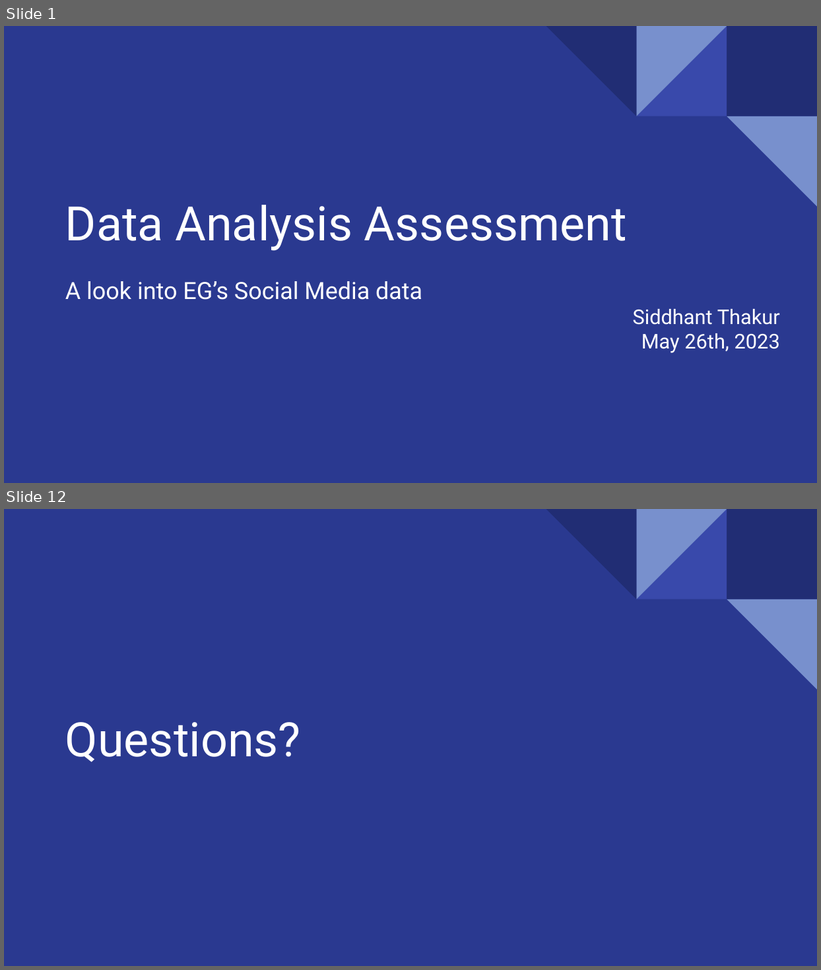
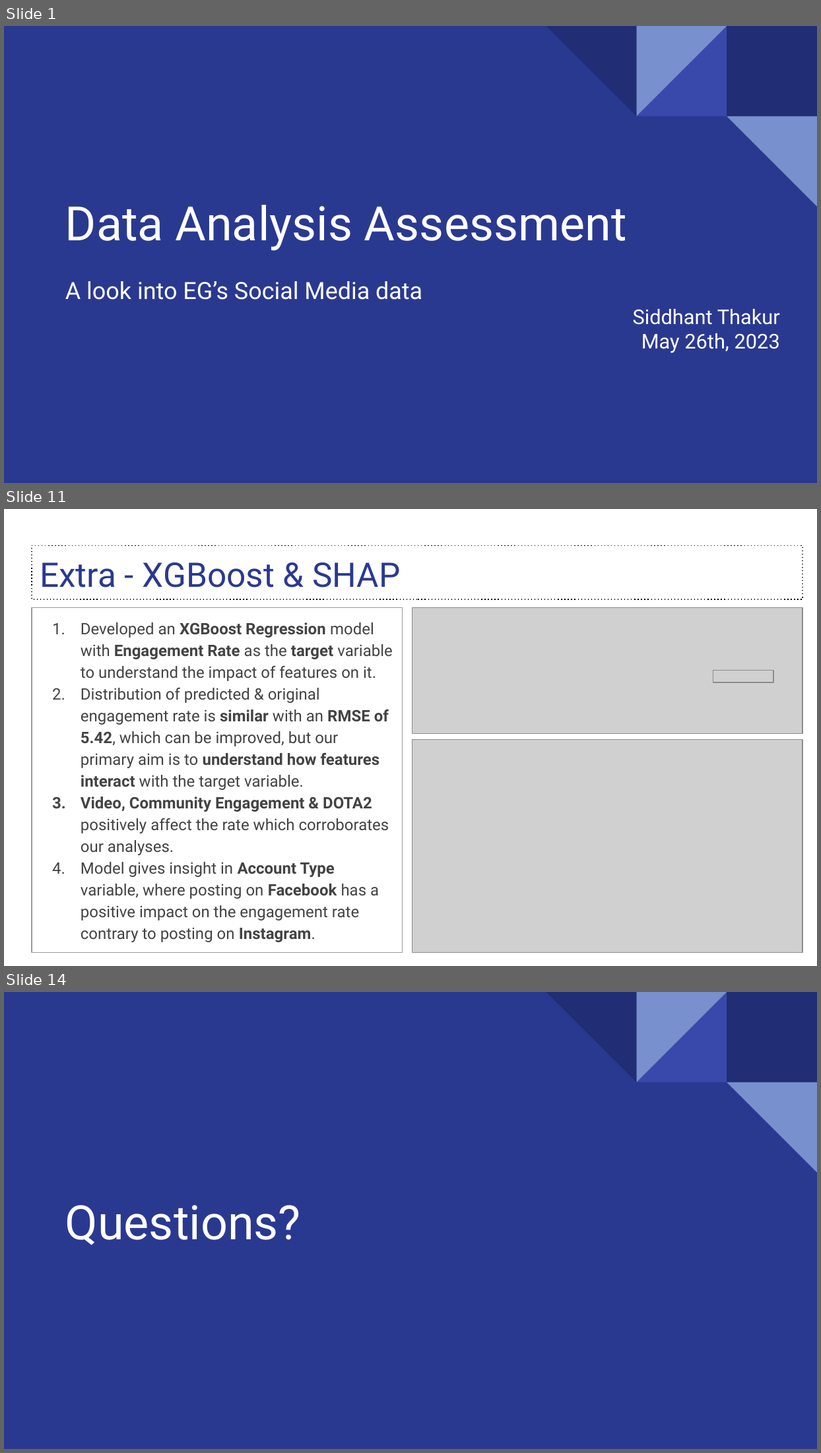
Before and after one commit to sidthakur08/EGxGeniusLeague, a slide deck: DA/EG Data Analysis Assessment .pptx. Shown one above the other, each under a label of ours: slides 1 and 12 before the commit, slides 1, 11 and 14 after it; the slides between them are not shown. The pictures are 821x970 and 821x1453 pixels, drawn with LibreOffice and Linux fonts; fonts in the diff are those of the drawing; grey boxes stand for pictures. Boxes give left, top, right and bottom in pixels: in the first picture for what was removed or moved away, otherwise in the second. Text is boxed around its words. In the diff, an @@ line names an element or a change of style, - is before the commit and + after.

```diff
--- a/DA/EG Data Analysis Assessment .pptx
+++ b/DA/EG Data Analysis Assessment .pptx
@@ slide 11 added at bbox=[4, 509, 817, 966], background #FFFFFF @@
@@ title added at bbox=[32, 545, 803, 599], outline #000000 0.75 pt dashed, 30 pt, text #2A3990 @@
+Extra - XGBoost & SHAP
@@ text added at bbox=[32, 608, 403, 954], outline #999999 0.75 pt, 14 pt, text #434343 @@
+1. Developed an XGBoost Regression model with Engagement Rate as the target variable to understand the impact of features on it.
+2. Distribution of predicted & original engagement rate is similar with an RMSE of 5.42, which can be improved, but our primary aim is to understand how features interact with the target variable.
+3. Video, Community Engagement & DOTA2 positively affect the rate which corroborates our analyses.
+4. Model gives insight in Account Type variable, where posting on Facebook has a positive impact on the engagement rate contrary to posting on Instagram.
@@ picture added at bbox=[412, 608, 803, 734] @@
@@ picture added at bbox=[713, 670, 773, 682] @@
@@ picture added at bbox=[412, 740, 803, 954] @@
@@ what was slide 12 is now slide 14 @@
```
Also in this commit, not shown: 10 slides changed, 1 other slide added, 7 other files.
